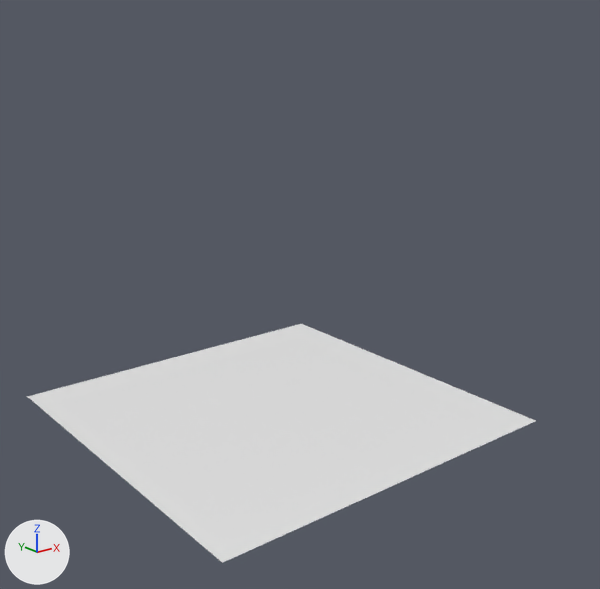
An edit to the glTF model LumiRender/res/test_scenes/output/meshes/Plane.002.gltf, drawn before and after from the same camera.
Before and after are seen from a 50 mm lens placed at (-2.51, -3.37, 1.97), pointed at (0.05, -0.17, 0.69). The lights are fixed; the arrows at lower left show +X, +Y and +Z.
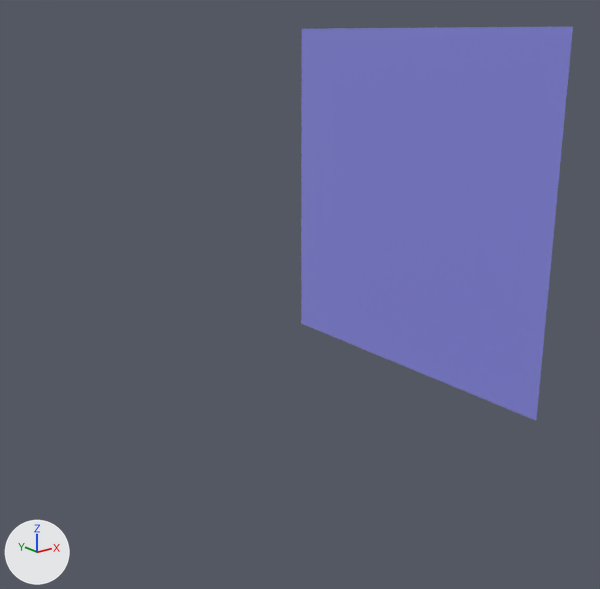
Patch to the scene script:
```diff
--- a/LumiRender/res/test_scenes/output/meshes/Plane.002.gltf.py
+++ b/LumiRender/res/test_scenes/output/meshes/Plane.002.gltf.py
@@ mat_matte_blue @@
+mat_matte_blue = principled_material('matte_blue')
+mat_matte_blue.base_color = (0.25, 0.25, 0.75)  # blue #8989e1
+mat_matte_blue.roughness = 0.4
@@ me_plane_003 @@
 me_plane_003.from_pydata(...)  # 4 vertices, 2 faces; spans x -1.0..1.0, y -1.0..1.0, z 0.0
-me_plane_003.materials.append(mat_matte_whitte)  # white #e7e7e7
+me_plane_003.materials.append(mat_matte_blue)  # blue #8989e1
@@ ob_plane_002 @@
 ob_plane_002 = bpy.data.objects.new('Plane.002', me_plane_003)
-ob_plane_002.location = (0.0, 0.0, 0.0)
+ob_plane_002.location = (1.0, 0.0, 1.0)
+ob_plane_002.rotation_euler = (0.0, 1.571, 0.0)  # degrees (0, 90, 0)
```

Pixel boxes (x1, y1, x2, y2) of what changed, in the pictures (600 x 589 px):
'Plane.002', recoloured, moved, turned
    before: (27, 324, 536, 563)
    after: (301, 27, 573, 420)
